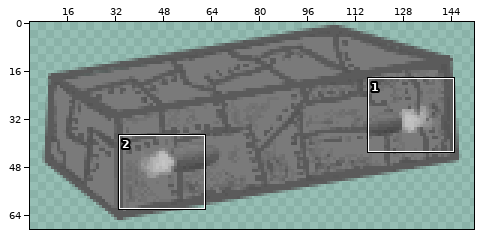
One commit to this sprite sheet: Assets/Textures/CargoShip Station 2.png. Above: a wide view before the commit, with the close-up outlined.
Close-up. The starting point:
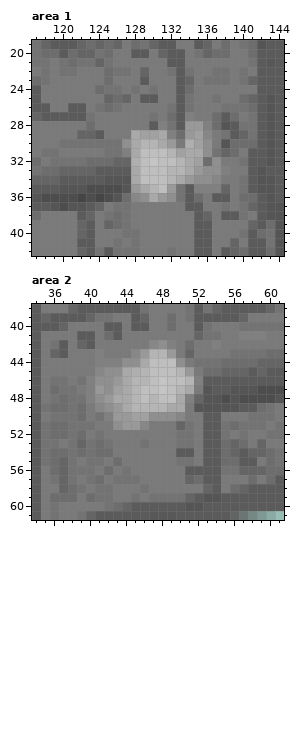
The file is 154x69 pixels. Pixels under 10% opacity are left out. Colours within 5 levels of each other are drawn and written as one. Shown: area 1: x 117..144, y 19..42; area 2: x 34..61, y 38..61. The wide view leaves out empty margins.
The same view after the edit:
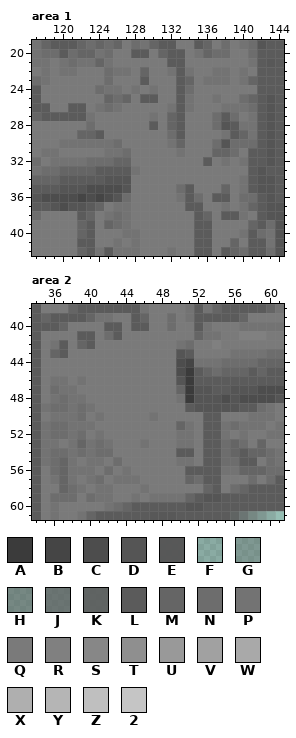
Palette (. is transparent): A #3b3b3b  B #454545  C #4d4d4d  D #555555  E #565656f9  F #5b5b5b32  G #5b5b5b62  H #5b5b5b8b  J #5b5b5bbb  K #5b5b5be8  L #5b5b5b  M #656565  N #6d6d6d  P #737373  Q #7a7a7a  R #808080  S #878787  T #8f8f8f  U #999999  V #a1a1a1  W #a9a9a9  X #afafaf  Y #b5b5b5  Z #bfbfbf  2 #c5c5c5
Commit message: Added ship thrust 'animation'.
From old to new:
Changed rows in their new state; - is an unchanged pixel.
Area 1:
first column x 126:
27 ------M-Q----
28 -----QM-QQQ--
29 --QQQQNLQQQ--
30 NQQQQQPMQQQN-
31 -NQQQQQPQQQM-
32 --QQQQQQQQLQP
33 --PQQQQQQQQQQ
34 --QQQQQQQQQQ-
35 --QQQQQN-QQQ-
36 --QQQQQ------
Area 2:
first column x 40:
42 -------QQQP---
43 -Q---QQQQQDL--
44 -QQQQQQQQQCB--
45 -QQQQQQQQQCALM
46 QQQQQQQQQQDAL-
47 QQQQQQQQQQMAD-
48 QQQQQQQQQQPAD-
49 PQQQQQQQQQQL--
50 --QQQQQPQQQ---
51 ---QQQQ-------
